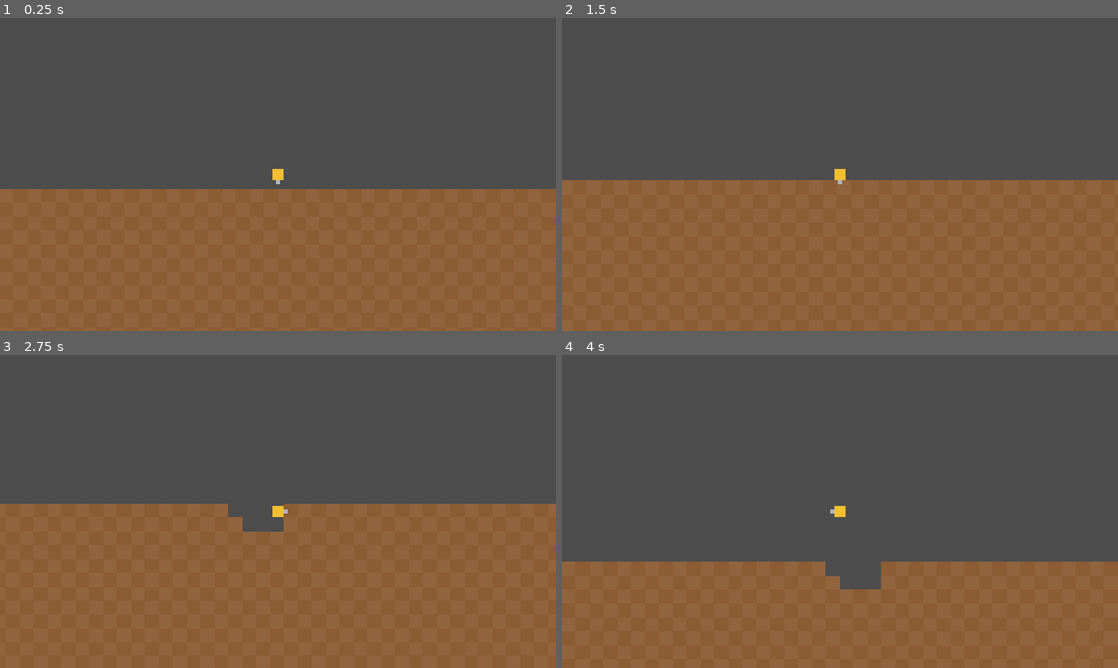
Above: before the commit, frames 1-4 (two rows, left to right).
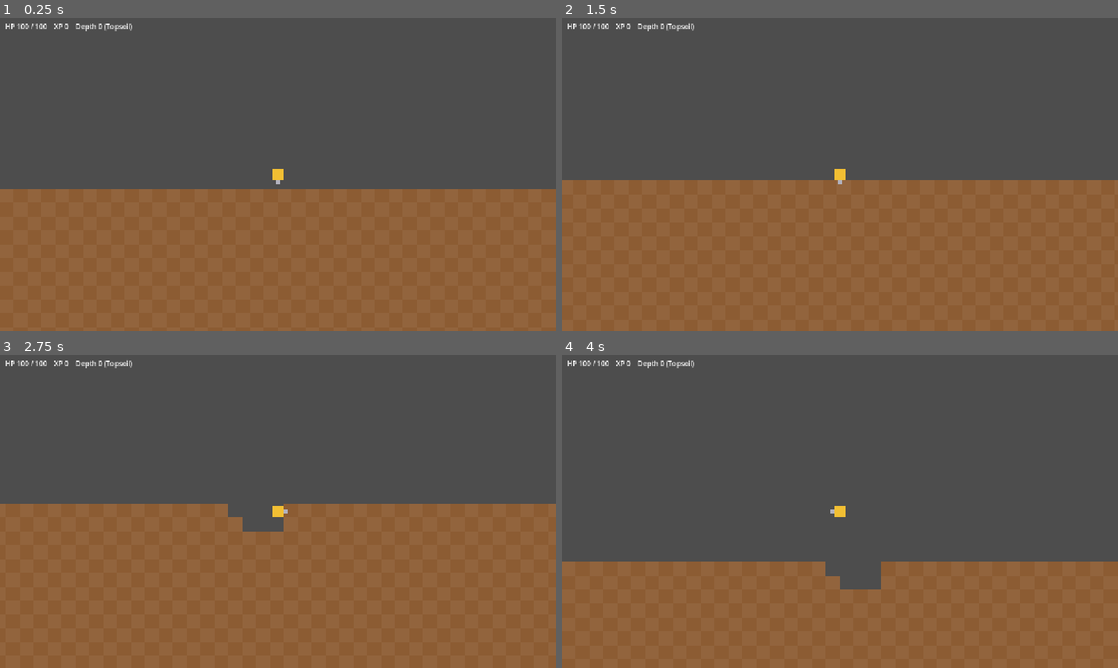
Above: after the commit, the same moments.

Repository: tygedavis/game-jam-2
Game: Godot game, scene res://scenes/main.tscn
Same seed, same stepped clock (60 frames per second), same inputs: the game is played once before the commit and once after it.
Inputs:
- Up to frame 1 (0.25 s): no input
- Up to frame 2 (1.5 s): tap Enter at 0.5 s; hold Right (ui_right) 0.53-1.28 s; tap Space at 1.25 s; hold Down (ui_down) from 1.28 s (still down)
- Up to frame 3 (2.75 s): release Down (ui_down) at 2.03 s; hold Right (ui_right) from 2.03 s (still down)
- Up to frame 4 (4 s): release Right (ui_right) at 2.78 s; hold Up (ui_up) 2.78-3.53 s; hold Left (ui_left) from 3.53 s (still down)

The runs differ from the first frame. In frame 1, 0.2% of the frame differs, in the area x 1-24%, y 1-5%; in frame 2, 0.2%; in frame 3, 0.2%; in frame 4, 0.2%.

Commit message:
Milestone 3: burrowing enemy, player health, XP, HUD
Burrowers spawn off screen, tunnel toward the drill through dirt, deal contact
damage, and drop XP when killed by the shared auto-attack. Enemy types are
EnemyDef resources.

Co-Authored-By: Claude Sonnet 5.5 <noreply@anthropic.com>

Diff:
--- /dev/null
+++ b/data/enemies/burrower.tres
@@ -0,0 +1,14 @@
+[gd_resource type="Resource" script_class="EnemyDef" load_steps=2 format=3]
+
+[ext_resource type="Script" path="res://scripts/data/enemy_def.gd" id="1"]
+
+[resource]
+script = ExtResource("1")
+display_name = "Burrower"
+max_hp = 20.0
+speed = 90.0
+contact_damage = 10.0
+dig_dps = 40.0
+xp = 5.0
+color = Color(0.8, 0.3, 0.35, 1)
+size = 22.0
--- /dev/null
+++ b/scenes/enemy.tscn
@@ -0,0 +1,6 @@
+[gd_scene load_steps=2 format=3]
+
+[ext_resource type="Script" path="res://scripts/enemy.gd" id="1"]
+
+[node name="Enemy" type="Node2D"]
+script = ExtResource("1")
--- a/scenes/main.tscn
+++ b/scenes/main.tscn
@@ -10,8 +10,12 @@
 [ext_resource type="Resource" path="res://data/layers/layer_1.tres" id="4"]
 [ext_resource type="Resource" path="res://data/layers/layer_2.tres" id="5"]
 
+[ext_resource type="Script" path="res://scripts/data/enemy_def.gd" id="9"]
+[ext_resource type="Resource" path="res://data/enemies/burrower.tres" id="10"]
+
 [node name="Main" type="Node2D"]
 script = ExtResource("1")
+enemy_defs = Array[ExtResource("9")]([ExtResource("10")])
 
 [node name="Terrain" type="Node2D" parent="."]
 script = ExtResource("2")
--- /dev/null
+++ b/scripts/data/enemy_def.gd
@@ -0,0 +1,17 @@
+class_name EnemyDef
+extends Resource
+## One enemy type. Add an enemy by creating an EnemyDef .tres and listing it on Main.
+
+@export var display_name := "Enemy"
+@export var max_hp := 20.0
+## Movement speed in pixels per second.
+@export var speed := 90.0
+## Damage dealt to the player per contact hit.
+@export var contact_damage := 10.0
+## Damage per second dealt to dirt in its way (how fast it burrows).
+@export var dig_dps := 40.0
+## XP dropped on death.
+@export var xp := 5.0
+## Placeholder visuals.
+@export var color := Color(0.8, 0.3, 0.35)
+@export var size := 22.0
--- a/scripts/drill.gd
+++ b/scripts/drill.gd
@@ -14,14 +14,47 @@
 ## Half-width of the attack, in pixels.
 @export var attack_area := 15.0
 
+signal died
+signal xp_changed
+
+@export var max_hp := 100.0
+## Seconds of invulnerability after taking a hit.
+@export var hit_cooldown := 0.6
+
 var terrain: Terrain
+var hp := 0.0
+var xp := 0.0
+var _invuln := 0.0
 var facing := Vector2i.DOWN
 var _half := Vector2(12, 12)
 var _attack_timer := 0.0
 var _flash := 0.0
 
 
+func _ready() -> void:
+	hp = max_hp
+
+
+func rect() -> Rect2:
+	return Rect2(position - _half, _half * 2.0)
+
+
+func take_damage(amount: float) -> void:
+	if _invuln > 0.0 or hp <= 0.0:
+		return
+	hp -= amount
+	_invuln = hit_cooldown
+	if hp <= 0.0:
+		died.emit()
+
+
+func gain_xp(amount: float) -> void:
+	xp += amount
+	xp_changed.emit()
+
+
 func _physics_process(delta: float) -> void:
+	_invuln = maxf(_invuln - delta, 0.0)
 	var input := _read_input()
 	if input != Vector2i.ZERO:
 		facing = input
@@ -83,12 +116,18 @@
 	for y in range(a.y, b.y + 1):
 		for x in range(a.x, b.x + 1):
 			terrain.damage(Vector2i(x, y), attack_damage)
-	# Enemies take damage from the same attack in milestone 3.
+	for node in get_tree().get_nodes_in_group("enemies"):
+		var enemy := node as Enemy
+		if enemy and enemy.rect().intersects(r):
+			enemy.take_damage(attack_damage)
 
 
 func _draw() -> void:
 	# Placeholder visuals: body plus a drill nose showing the facing direction.
-	draw_rect(Rect2(-_half, _half * 2.0), Color(0.95, 0.75, 0.2))
+	var body := Color(0.95, 0.75, 0.2)
+	if _invuln > 0.0 and int(_invuln * 20.0) % 2 == 0:
+		body = Color(1, 1, 1, 0.5)
+	draw_rect(Rect2(-_half, _half * 2.0), body)
 	var nose := Vector2(facing) * (_half.x + 6.0)
 	draw_circle(nose, 6.0, Color(0.7, 0.7, 0.75))
 	if _flash > 0.0:
--- /dev/null
+++ b/scripts/enemy.gd
@@ -0,0 +1,79 @@
+class_name Enemy
+extends Node2D
+## A burrowing enemy: heads straight for the player, digging through any dirt in the way.
+## Call setup() before adding to the tree.
+
+signal killed(def: EnemyDef, at: Vector2)
+
+var def: EnemyDef
+var terrain: Terrain
+var target: Drill
+var hp := 0.0
+var _flash := 0.0
+
+
+func setup(enemy_def: EnemyDef, ground: Terrain, player: Drill) -> void:
+	def = enemy_def
+	terrain = ground
+	target = player
+	hp = def.max_hp
+
+
+func _ready() -> void:
+	add_to_group("enemies")
+	# Burrow out of the ground at the spawn point so we never start embedded.
+	_clear_around(position)
+
+
+func rect() -> Rect2:
+	var half := Vector2(def.size, def.size) * 0.5
+	return Rect2(position - half, half * 2.0)
+
+
+func take_damage(amount: float) -> void:
+	hp -= amount
+	_flash = 0.1
+	if hp <= 0.0:
+		killed.emit(def, position)
+		queue_free()
+
+
+func _physics_process(delta: float) -> void:
+	var dir := (target.position - position).normalized()
+	_move_axis(Vector2(dir.x, 0.0) * def.speed * delta, delta)
+	_move_axis(Vector2(0.0, dir.y) * def.speed * delta, delta)
+	if rect().intersects(target.rect()):
+		target.take_damage(def.contact_damage)
+	_flash = maxf(_flash - delta, 0.0)
+	queue_redraw()
+
+
+func _move_axis(offset: Vector2, delta: float) -> void:
+	if offset == Vector2.ZERO:
+		return
+	var next := Rect2(rect().position + offset, rect().size)
+	var a := terrain.world_to_cell(next.position)
+	var b := terrain.world_to_cell(next.end - Vector2(0.01, 0.01))
+	var blocked := false
+	for y in range(a.y, b.y + 1):
+		for x in range(a.x, b.x + 1):
+			var cell := Vector2i(x, y)
+			if terrain.is_solid(cell):
+				blocked = true
+				terrain.damage(cell, def.dig_dps * delta) # world walls ignore this
+	if not blocked:
+		position += offset
+
+
+func _clear_around(center: Vector2) -> void:
+	var half := Vector2(def.size, def.size) * 0.5
+	var a := terrain.world_to_cell(center - half)
+	var b := terrain.world_to_cell(center + half)
+	for y in range(a.y, b.y + 1):
+		for x in range(a.x, b.x + 1):
+			terrain.damage(Vector2i(x, y), 1.0e30)
+
+
+func _draw() -> void:
+	var half := Vector2(def.size, def.size) * 0.5
+	draw_rect(Rect2(-half, half * 2.0), Color.WHITE if _flash > 0.0 else def.color)
--- a/scripts/main.gd
+++ b/scripts/main.gd
@@ -1,9 +1,23 @@
 extends Node2D
 ## Boots straight into a run (see docs/prototype-plan.md).
+
+const ENEMY_SCENE := preload("res://scenes/enemy.tscn")
+
+## Enemy types that can spawn. Edit in main.tscn.
+@export var enemy_defs: Array[EnemyDef] = []
+@export var spawn_interval := 2.0
+@export var max_enemies := 25
+## Spawn distance from the player, in pixels (just off screen).
+@export var spawn_distance := 700.0
+## Don't spawn until the drill is this many rows underground.
+@export var spawn_min_row := 3
 
 @onready var terrain: Terrain = $Terrain
 @onready var drill: Drill = $Drill
 @onready var camera: Camera2D = $Camera2D
+
+var _spawn_timer := 0.0
+var _hud: Label
 
 
 func _ready() -> void:
@@ -11,9 +25,54 @@
 	# Start on the surface, centered, just above the dirt.
 	drill.position = Vector2(Terrain.WIDTH * Terrain.TILE * 0.5, -Terrain.TILE)
 	camera.position = drill.position
+	drill.died.connect(_on_player_died)
+	drill.xp_changed.connect(_update_hud)
+	var layer := CanvasLayer.new()
+	_hud = Label.new()
+	_hud.position = Vector2(12, 8)
+	layer.add_child(_hud)
+	add_child(layer)
+	_update_hud()
 
 
-func _process(_delta: float) -> void:
+func _process(delta: float) -> void:
 	camera.position = drill.position
 	var size := get_viewport_rect().size
 	terrain.set_view(Rect2(camera.position - size * 0.5, size))
+	_spawn_timer -= delta
+	if _spawn_timer <= 0.0:
+		_spawn_timer = spawn_interval
+		_try_spawn()
+	_update_hud()
+
+
+func _try_spawn() -> void:
+	if enemy_defs.is_empty() or get_tree().get_nodes_in_group("enemies").size() >= max_enemies:
+		return
+	if terrain.world_to_cell(drill.position).y < spawn_min_row:
+		return
+	var angle := randf() * TAU
+	var pos := drill.position + Vector2.from_angle(angle) * spawn_distance
+	# Keep spawns underground and inside the world.
+	pos.x = clampf(pos.x, Terrain.TILE * 2.0, Terrain.WIDTH * Terrain.TILE - Terrain.TILE * 2.0)
+	pos.y = maxf(pos.y, Terrain.TILE * 2.0)
+	var enemy: Enemy = ENEMY_SCENE.instantiate()
+	enemy.setup(enemy_defs.pick_random(), terrain, drill)
+	enemy.position = pos
+	enemy.killed.connect(_on_enemy_killed)
+	add_child(enemy)
+
+
+func _on_enemy_killed(def: EnemyDef, _at: Vector2) -> void:
+	drill.gain_xp(def.xp)
+
+
+func _on_player_died() -> void:
+	# Placeholder until the results screen (milestone 5): restart the run.
+	get_tree().reload_current_scene.call_deferred()
+
+
+func _update_hud() -> void:
+	var row := maxi(terrain.world_to_cell(drill.position).y, 0)
+	_hud.text = "HP %d / %d    XP %d    Depth %d (%s)" % [
+		maxf(drill.hp, 0.0), drill.max_hp, drill.xp, row, terrain.layer_name(row)]
Not shown: 1 places in scenes/main.tscn that only renumber resources
Not shown, added: scripts/data/enemy_def.gd.uid
Not shown, added: scripts/enemy.gd.uid
